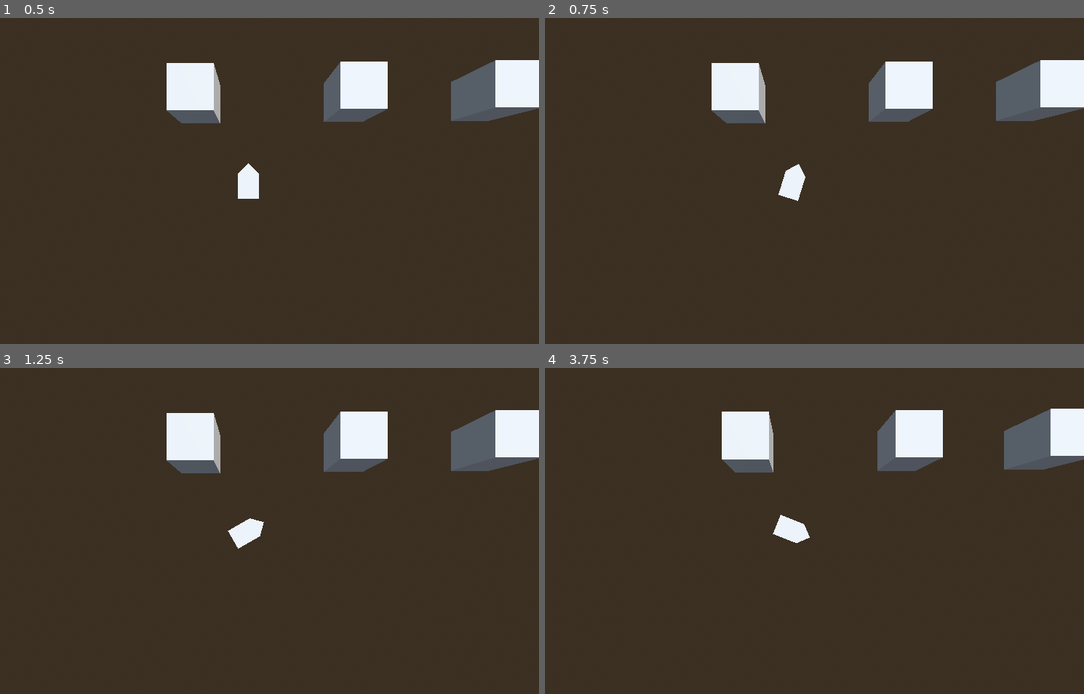
Above: before the commit, frames 1-4 (two rows, left to right).
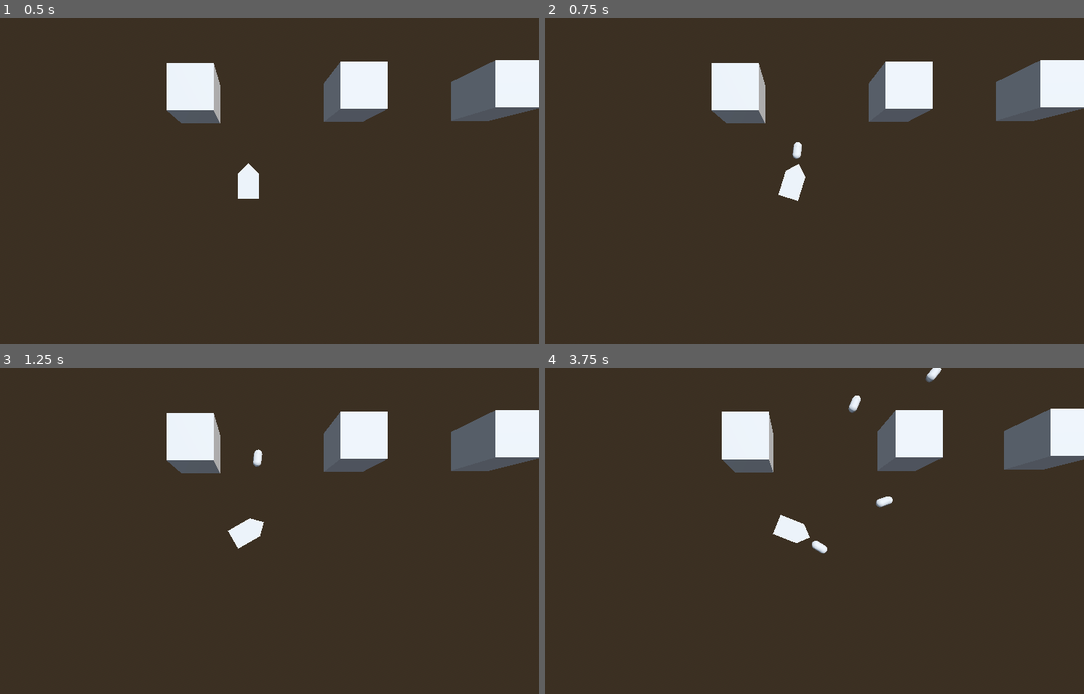
Above: after the commit, the same moments.

Repository: TheiaB/propaganda-asteroids
Game: Godot game, scene res://scenes/game.tscn
Two runs of this game, one before a commit and one after it. Both use one fixed random seed, a clock stepped at 60 frames per second and the inputs below.
Inputs:
- Up to frame 1 (0.5 s): no input
- Up to frame 2 (0.75 s): tap Enter at 0.5 s; hold D (right) from 0.53 s (still down); tap J (shoot, bound only after the commit) at 0.6 s
- Up to frame 3 (1.25 s): keep holding D (right)
- Up to frame 4 (3.75 s): release D (right) at 1.28 s; hold A (left) 1.28-2.03 s; tap S (break) at 1.35 s; tap J (shoot, bound only after the commit) at 1.55, 2.3, 2.85, 3.6 s; hold D (right) 2.03-3.53 s; tap W (gas) at 2.1 s; hold A (left) from 3.53 s (still down)

Frame 1 is identical in both runs. In frame 2, less than 0.1% of the frame differs, in the area x 45-48%, y 38-44%; in frame 3, less than 0.1%; in frame 4, 0.3%, in the area x 49-74%, y 0-58%.

Commit message:
add shooting functionality

Diff:
--- a/project.godot
+++ b/project.godot
@@ -37,3 +37,8 @@
 "events": [Object(InputEventKey,"resource_local_to_scene":false,"resource_name":"","device":-1,"window_id":0,"alt_press …(192 unchanged characters)…
 ]
 }
+shoot={
+"deadzone": 0.2,
+"events": [Object(InputEventKey,"resource_local_to_scene":false,"resource_name":"","device":-1,"window_id":0,"alt_pressed":false,"shift_pressed":false,"ctrl_pressed":false,"meta_pressed":false,"pressed":false,"keycode":0,"physical_keycode":74,"key_label":0,"unicode":106,"location":0,"echo":false,"script":null)
+]
+}
--- a/scenes/game.tscn
+++ b/scenes/game.tscn
@@ -91,3 +91,5 @@
 
 [node name="CollisionShape3D" type="CollisionShape3D" parent="ForScale/StaticBody3D"]
 shape = SubResource("BoxShape3D_e2o6t")
+
+[node name="Lasers" type="Node" parent="."]
--- /dev/null
+++ b/scenes/laser.tscn
@@ -0,0 +1,27 @@
+[gd_scene load_steps=3 format=3 uid="uid://deabg8erk2drj"]
+
+[ext_resource type="Script" uid="uid://b43qkgfrr5ui6" path="res://scripts/laser.gd" id="1_xmihv"]
+
+[sub_resource type="CapsuleShape3D" id="CapsuleShape3D_5no5p"]
+
+[node name="laser" type="Area3D"]
+transform = Transform3D(0.2, 0, 0, 0, 0.2, 0, 0, 0, 0.2, 0, 0, 0)
+script = ExtResource("1_xmihv")
+
+[node name="CollisionShape3D" type="CollisionShape3D" parent="."]
+transform = Transform3D(1, 0, 0, 0, -4.37114e-08, -1, 0, 1, -4.37114e-08, 0, 0, 0)
+shape = SubResource("CapsuleShape3D_5no5p")
+
+[node name="CSGCylinder3D" type="CSGCylinder3D" parent="."]
+transform = Transform3D(1, 0, 0, 0, -4.37114e-08, -1, 0, 1, -4.37114e-08, 0, -1.12053e-10, 0.00256348)
+height = 0.976807
+
+[node name="CSGSphere3D" type="CSGSphere3D" parent="."]
+transform = Transform3D(1, 0, 0, 0, 1, 0, 0, 0, 1, 0, 0, 0.5)
+
+[node name="CSGSphere3D2" type="CSGSphere3D" parent="."]
+transform = Transform3D(1, 0, 0, 0, 1, 0, 0, 0, 1, 0, 0, -0.5)
+
+[node name="VisibleOnScreenNotifier3D" type="VisibleOnScreenNotifier3D" parent="."]
+
+[connection signal="screen_exited" from="VisibleOnScreenNotifier3D" to="." method="_on_visible_on_screen_notifier_3d_screen_exited"]
--- a/scenes/ship.tscn
+++ b/scenes/ship.tscn
@@ -31,3 +31,6 @@
 transform = Transform3D(0.707105, 0, -0.707105, 0, 1, 0, 0.707105, 0, 0.707105, 0.763, 0, 0.81)
 operation = 2
 size = Vector3(1, 1, 1.75757)
+
+[node name="Muzzle" type="Node3D" parent="."]
+transform = Transform3D(1, 0, 0, 0, 1, 0, 0, 0, 1, 0, 0, -0.982466)
--- a/scripts/game.gd
+++ b/scripts/game.gd
@@ -1,8 +1,13 @@
 extends Node3D
+
+@onready var lasers: Node = $Lasers
+@onready var ship: Node = $Ship
 
 func _on_player_hit():
 	print("SUI")
 
 func _ready():
-	var ship = $Ship
 	ship.player_hit.connect(_on_player_hit)
+
+func _on_player_laser_shot(laser):
+	lasers.add_child(laser)
--- /dev/null
+++ b/scripts/laser.gd
@@ -0,0 +1,10 @@
+extends Area3D
+
+@export var speed := 10
+
+func _physics_process(delta: float) -> void:
+	global_position += -transform.basis.z * speed * delta
+
+
+func _on_visible_on_screen_notifier_3d_screen_exited() -> void:
+	queue_free()
--- a/scripts/ship.gd
+++ b/scripts/ship.gd
@@ -8,9 +8,25 @@
 @export var DECELERATION_AFTER_THRESHOLD := 0.1
 
 signal player_hit
+signal laser_shot
+
+@onready var muzzle := $Muzzle
+
+var laser_scene = preload("res://scenes/laser.tscn")
 
 func on_collsion(collision:KinematicCollision3D):
 	emit_signal("player_hit")
+
+func _process(delta):
+	if Input.is_action_just_pressed("shoot"):
+		shoot_laser()
+
+func shoot_laser():
+	var laser := laser_scene.instantiate()
+	get_parent().add_child(laser)
+	laser.global_position = muzzle.global_position
+	laser.rotation = rotation
+	emit_signal("laser_shot", laser)
 
 func _physics_process(delta):
 	if Input.is_action_pressed("left"):
Not shown, added: scripts/laser.gd.uid
